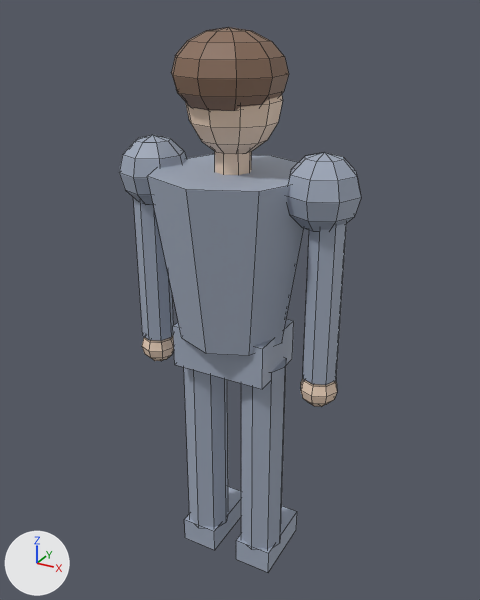
Renders of the FBX model Assets/Art/Models/Hero.fbx from each side of a commit.
The view is the same before and after, from a 50 mm camera at (0.944, -1.675, 1.833) aimed at (0.0, 0.041, 0.975). Arrows for +X, +Y and +Z are at lower left; the lights stay in place. The picture after the commit comes second. Mesh edges are drawn as thin lines. Where no turn or scale is listed for an object, it has been applied to the vertices.

In view in the first picture: 'Hero'.
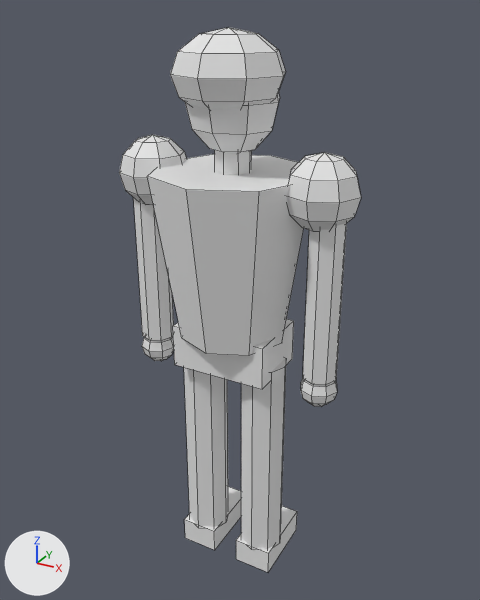
Where the newer file only moved an object's origin or applied its transform, the numbers keep the older frame.

Location of each change, [x1, y1, x2, y2] in pixels of the pictures (480 x 600 px):
```json
{"object": "Hero", "change": "recoloured, reshaped", "before": [119, 27, 361, 572], "after": [119, 27, 361, 572], "on screen": "grey to white"}
{"part": 1, "of": "me_sphere", "change": "cut back", "before": [171, 27, 289, 154], "after": [170, 27, 286, 153]}
```

Edits to the scene script, one JSON object a line:
```json
{"op": "set", "path": "mat_heroskin.base_color", "old": "(0.85, 0.65, 0.5)", "new": "(0.8, 0.8, 0.8)", "note": "beige #edd3bc -> white #e7e7e7"}
{"op": "set", "path": "mat_herohair.base_color", "old": "(0.25, 0.15, 0.1)", "new": "(0.8, 0.8, 0.8)", "note": "brown #896c59 -> white #e7e7e7"}
{"op": "set", "path": "mat_heroarmor.base_color", "old": "(0.35, 0.4, 0.5)", "new": "(0.8, 0.8, 0.8)", "note": "grey #a0aabc -> white #e7e7e7"}
{"block": "me_sphere", "where": "# used by ob_hero; location = (0.0, 0.0, 0.0)"}
{"op": "remove", "block": "me_sphere", "code": "me_sphere.from_pydata(...)  # 432 vertices, 430 faces; spans x -0.39..0.39, y -0.25..0.25, z 0.0..1.79"}
{"op": "add", "block": "me_sphere", "code": "me_sphere.from_pydata(...)  # 372 vertices, 366 faces; spans x -0.39..0.39, y -0.25..0.25, z 0.0..1.79"}
{"block": "me_sphere", "change": "me_sphere part 1"}
{"block": "me_sphere", "change": "136 vertices are removed from x -0.15..0.15, y -0.17..0.13, z 1.46..1.78"}
{"block": "me_sphere", "change": "160 faces are deleted"}
{"block": "me_sphere", "change": "71 vertices are added at x -0.16..0.16, y -0.16..0.12, z 1.47..1.77"}
{"block": "me_sphere", "change": "5 new vertices lie (0.1, 0.04, 0.0) away from vertices in x -0.1..0.0, y -0.16..0.08, z 1.6..1.73"}
{"block": "me_sphere", "change": "48 new faces join them, mat_heroskin (white #e7e7e7)"}
{"block": "me_sphere", "change": "48 new faces join them, mat_herohair (white #e7e7e7)"}
```
